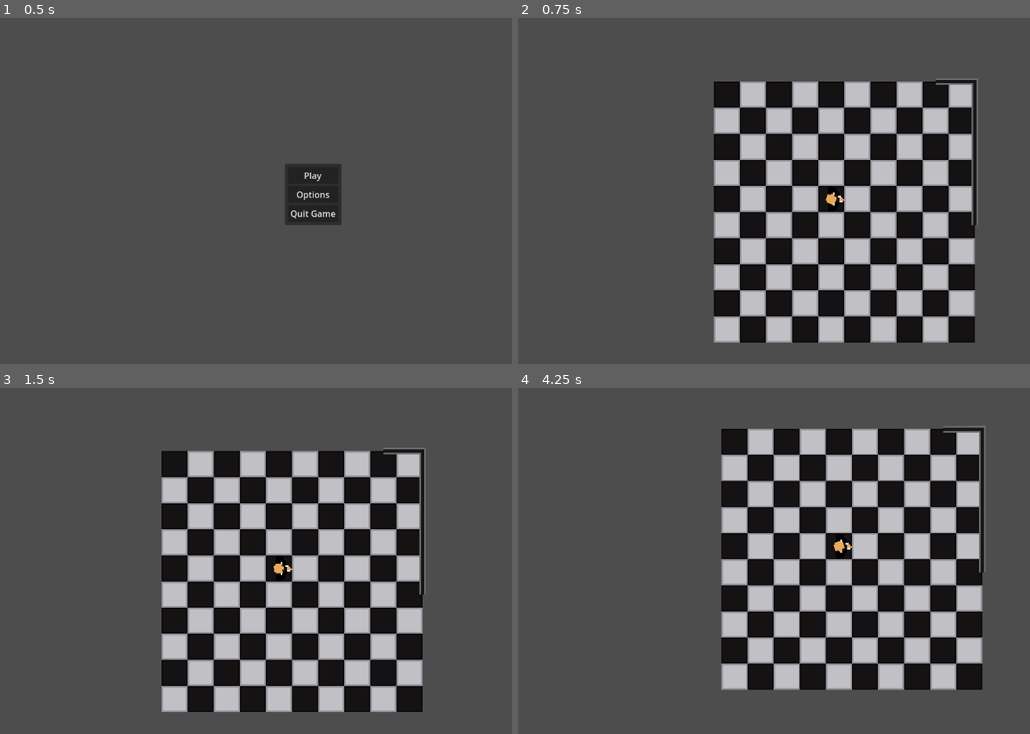
Above: before the commit, frames 1-4 (two rows, left to right).
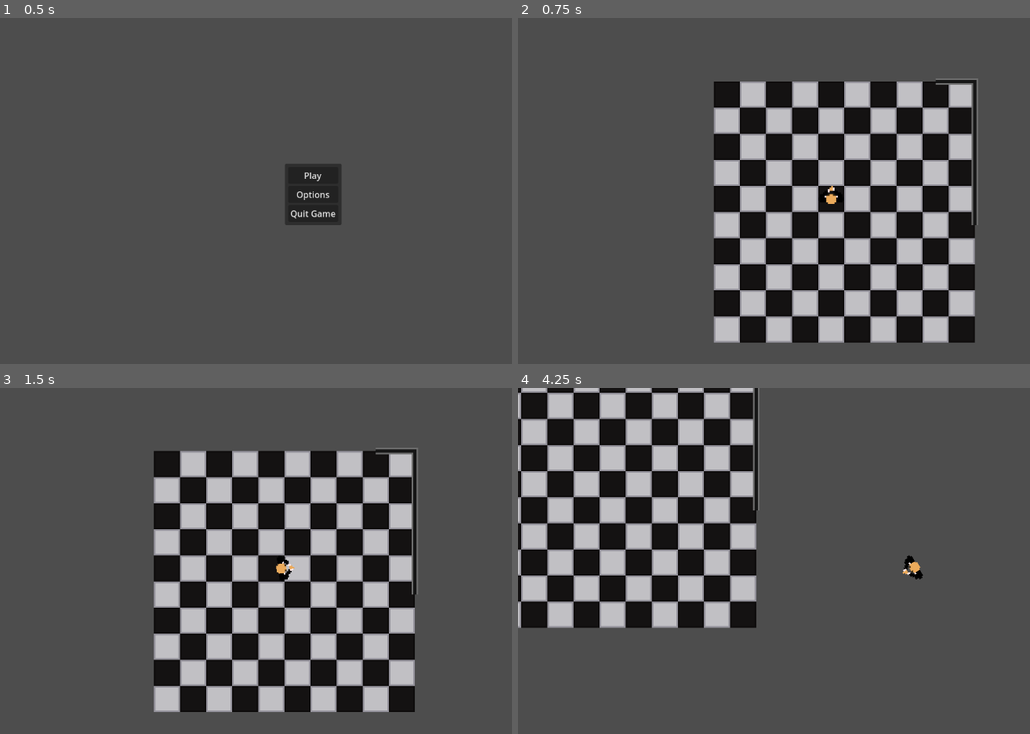
Above: after the commit, the same moments.

Repository: sparkworm/STATE
Game: Godot game, scene res://scenes/game.tscn
The game is run twice, just before and just after one commit, with the same random seed, the same clock (stepped at 60 frames per second) and the same inputs.
Inputs (mouse positions are in pixels of both pictures, inside the frame that each line leads up to):
- Up to frame 1 (0.5 s): no input
- Up to frame 2 (0.75 s): click "Play" at 0.5 s
- Up to frame 3 (1.5 s): tap Enter at 1.25 s; move the mouse to (450, 547) at 1.27 s; hold D (move_right) from 1.28 s (still down)
- Up to frame 4 (4.25 s): move the mouse to (707, 581) at 2.02 s; release D (move_right) at 2.03 s; hold S (move_down) 2.03-2.78 s; move the mouse to (891, 488) at 2.77 s; hold D (move_right) 2.78-3.53 s; move the mouse to (799, 633) at 3.52 s; hold W (move_up) from 3.53 s (still down)

Frame 1 is identical in both runs. In frame 2, less than 0.1% of the frame differs, in the area x 59-64%, y 48-55%; in frame 3, 15%; in frame 4, 65%, in the area x 0-92%, y 0-88%.

Commit message:
Implemented CptVelocity to handle velocity of Player as dictated by PlayerController.

Diff:
--- a/scenes/characters/player.tscn
+++ b/scenes/characters/player.tscn
@@ -1,14 +1,28 @@
-[gd_scene load_steps=4 format=3 uid="uid://d0gbvf0b4eiq4"]
+[gd_scene load_steps=6 format=3 uid="uid://d0gbvf0b4eiq4"]
 
 [ext_resource type="PackedScene" uid="uid://bou5t0p158o7h" path="res://scenes/parent/character.tscn" id="1_rp718"]
 [ext_resource type="PackedScene" uid="uid://clg4816pvwavy" path="res://scenes/characters/bodies/test_body.tscn" id="2_76oj4"]
 [ext_resource type="Script" uid="uid://ccjbrtvt28wdc" path="res://scenes/characters/player_controller.gd" id="2_yewv4"]
+[ext_resource type="PackedScene" uid="uid://r0wwnjn5bab" path="res://scenes/components/cpt_velocity.tscn" id="4_dyp2m"]
+
+[sub_resource type="CircleShape2D" id="CircleShape2D_76oj4"]
+radius = 8.0
 
 [node name="Player" instance=ExtResource("1_rp718")]
 
-[node name="Body" parent="." index="0" instance=ExtResource("2_76oj4")]
+[node name="MoveCollision" type="CollisionShape2D" parent="." index="0"]
+position = Vector2(1, 0)
+shape = SubResource("CircleShape2D_76oj4")
 
-[node name="Controller" parent="." index="1" node_paths=PackedStringArray("player", "body")]
+[node name="Body" parent="." index="1" instance=ExtResource("2_76oj4")]
+
+[node name="Controller" parent="." index="2" node_paths=PackedStringArray("player", "body", "cpt_velocity")]
 script = ExtResource("2_yewv4")
 player = NodePath("..")
 body = NodePath("../Body")
+cpt_velocity = NodePath("../CptVelocity")
+
+[node name="CptVelocity" parent="." index="4" instance=ExtResource("4_dyp2m")]
+max_speed = 120.0
+acceleration = 500.0
+decel = 250.0
--- a/scenes/characters/player_controller.gd
+++ b/scenes/characters/player_controller.gd
@@ -1,8 +1,20 @@
 class_name PlayerController
 extends Node
 
+var move_dir: Vector2
+
 @export var player: Character
 @export var body: Body
+@export var cpt_velocity: VelocityComponent
 
 func _physics_process(delta: float) -> void:
-	body.head_look_towards(body.get_global_mouse_position())
+	body.head_and_torso_look_towards(body.get_global_mouse_position())
+	handle_movement(delta)
+
+func handle_movement(delta: float) -> void:
+	cpt_velocity.velocity = player.get_real_velocity()
+	move_dir = Input.get_vector("move_left", "move_right", "move_up", "move_down")
+	cpt_velocity.resolve_decel(delta)
+	cpt_velocity.accel(delta, move_dir)
+	player.velocity = cpt_velocity.velocity
+	player.move_and_slide()
--- /dev/null
+++ b/scenes/components/cpt_velocity.tscn
@@ -0,0 +1,6 @@
+[gd_scene load_steps=2 format=3 uid="uid://r0wwnjn5bab"]
+
+[ext_resource type="Script" uid="uid://cowfbn3cfogus" path="res://scenes/components/cpt_velocity.gd" id="1_j4jbp"]
+
+[node name="CptVelocity" type="Node"]
+script = ExtResource("1_j4jbp")
